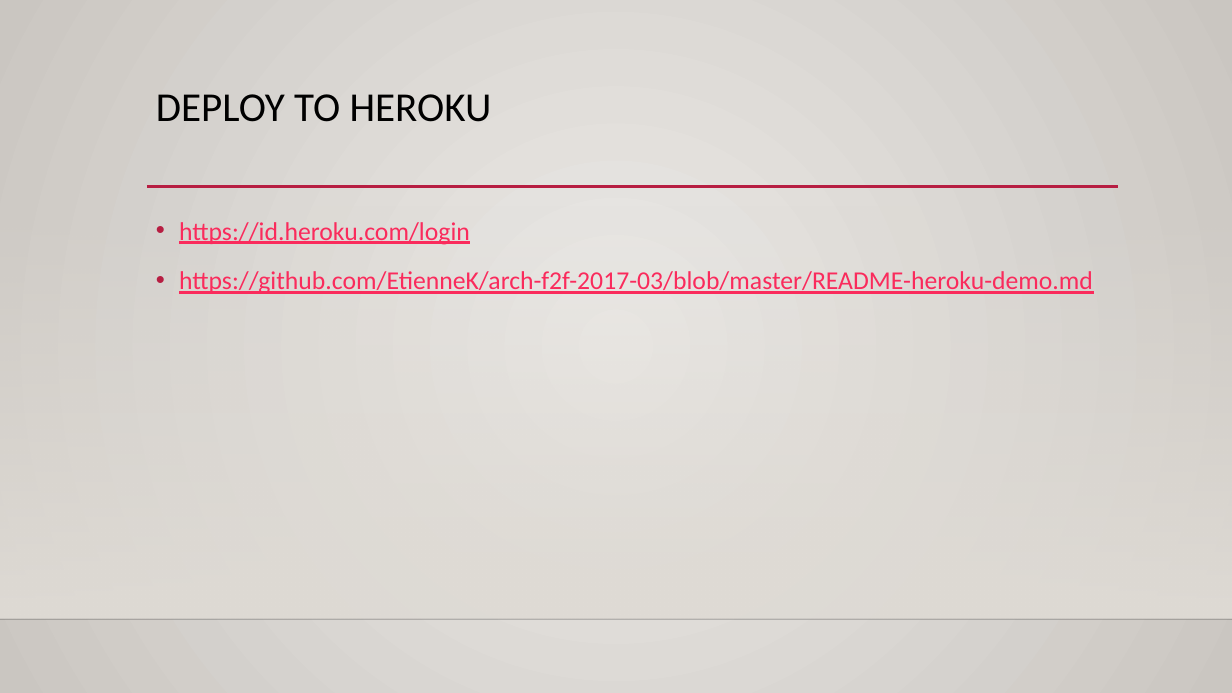
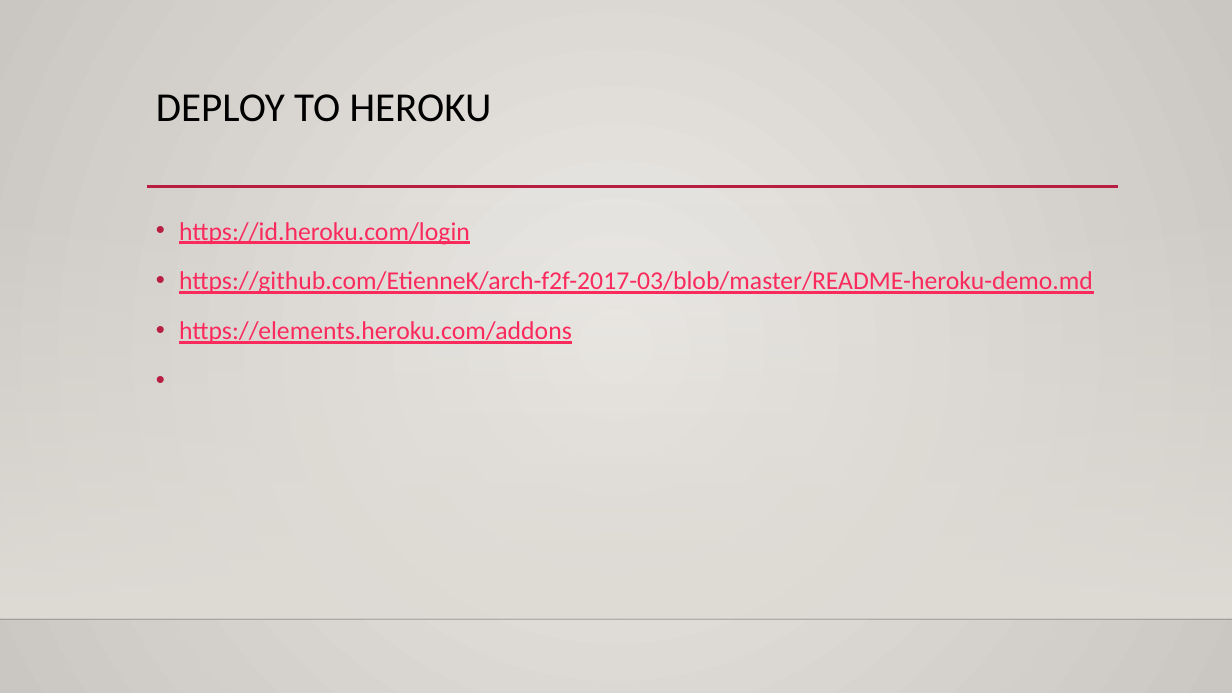
Before and after one commit to EtienneK/arch-f2f-2017-03, a slide deck: slide 13 of presentation.pptx. Drawn at 1232x693 pixels with LibreOffice and Linux fonts; fonts in the diff are those of the drawing; background and template pictures are left out. Boxes give left, top, right and bottom in pixels: in the first picture for what was removed or moved away, otherwise in the second. Text is boxed around its words. In the diff, an @@ line names an element or a change of style, - is before the commit and + after.

Commit message:
Updated presentation

```diff
--- a/presentation.pptx
+++ b/presentation.pptx
@@ text at (179,321,572,344): paragraph added @@
+• https://elements.heroku.com/addons
```
